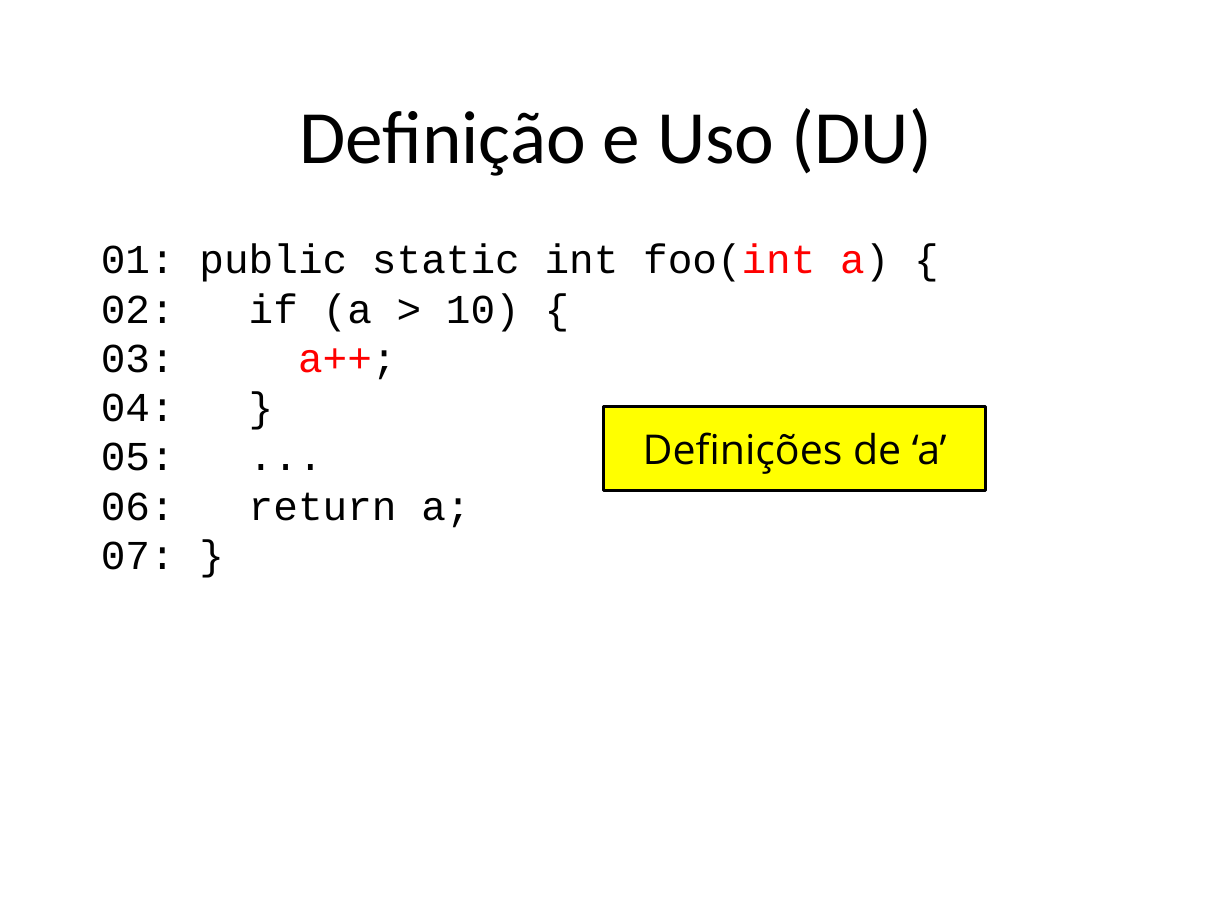
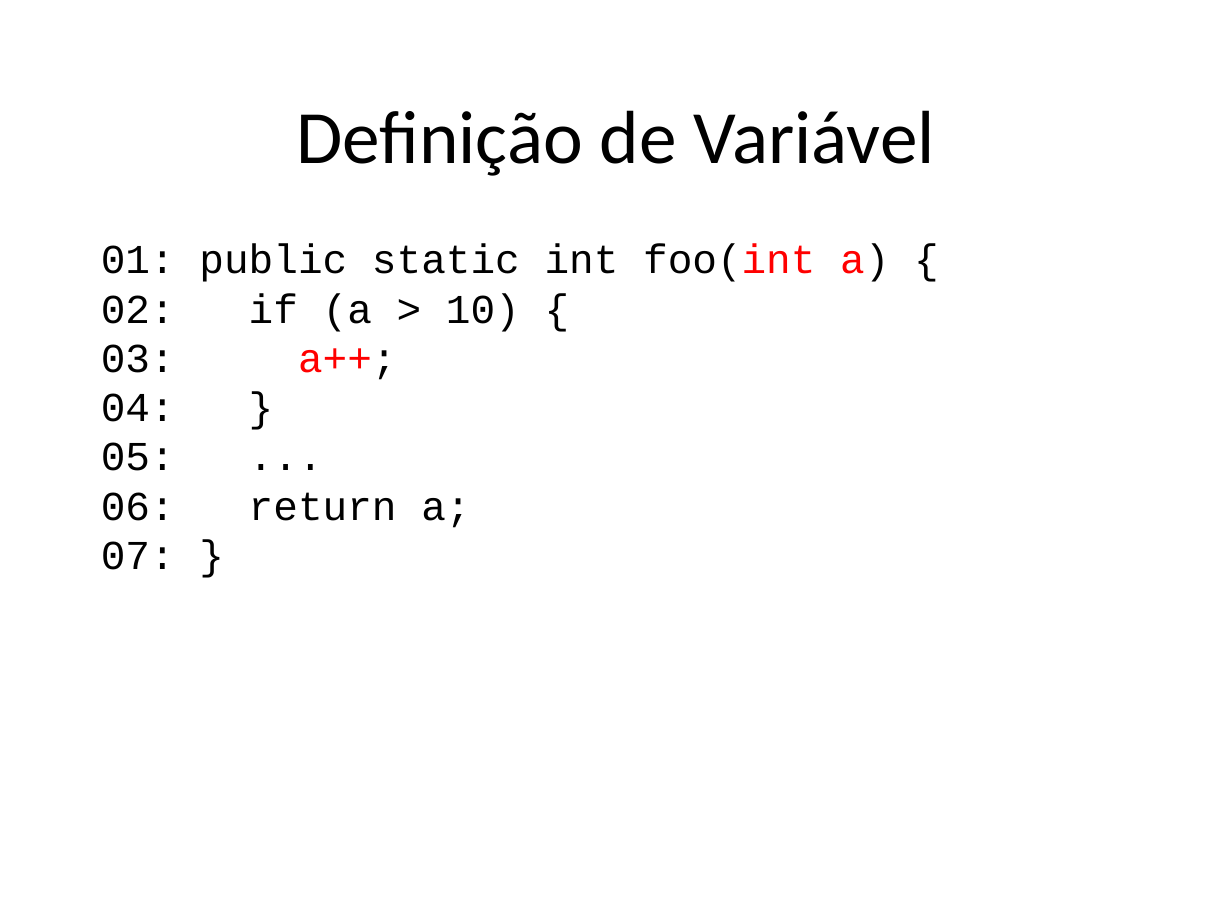
Before and after one commit to STAR-RG/testing-cin, a slide deck: slide 110 of slides.pptx (slide 109 before the commit). Drawn at 1232x924 pixels with LibreOffice and Linux fonts; fonts in the diff are those of the drawing. Boxes give left, top, right and bottom in pixels: in the first picture for what was removed or moved away, otherwise in the second. Text is boxed around its words. In the diff, an @@ line names an element or a change of style, - is before the commit and + after.

```diff
--- a/slides.pptx
+++ b/slides.pptx
@@ text at box(296, 110, 935, 176): text changed @@
-Definição e Uso (DU)
+Definição de Variável
@@ rectangle removed at box(604, 407, 986, 490) @@
-Definições de ‘a’
```
Also in this commit, not shown: 15 other slides changed, 3 slides added, 1 slide removed.
